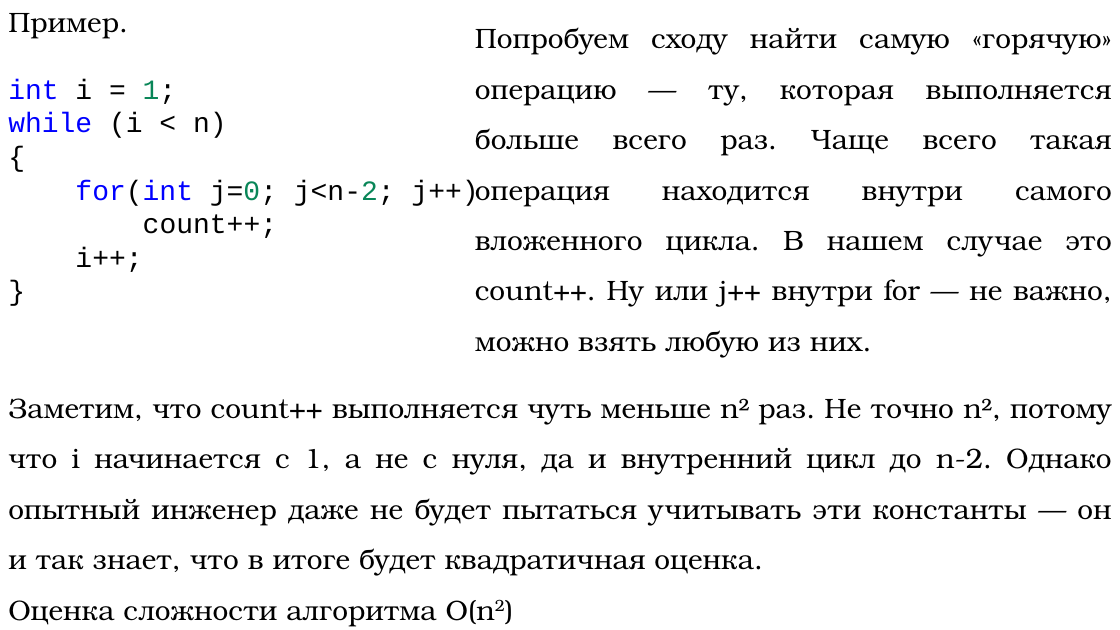
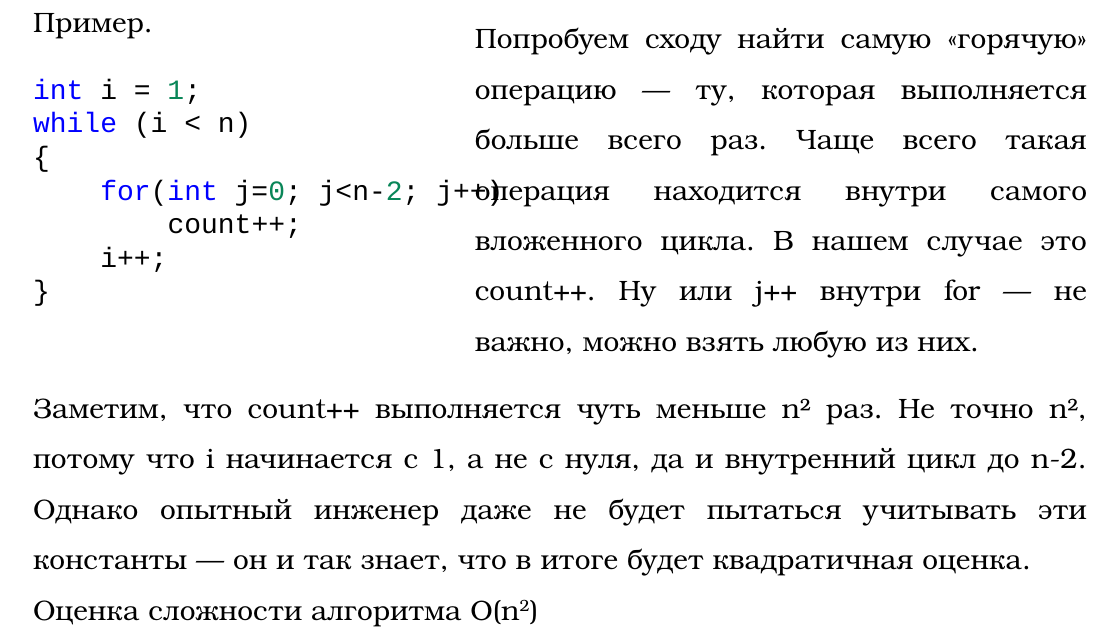
Before and after one commit to DaniilKlyukin/ITiP-1, a slide deck: slide 15 of Лекции/ИТиП лек 4 (лр 4).pptx. Drawn at 1120x630 pixels with LibreOffice and Linux fonts; fonts in the diff are those of the drawing. Boxes give left, top, right and bottom in pixels: in the first picture for what was removed or moved away, otherwise in the second. Text is boxed around its words. In the diff, an @@ line names an element or a change of style, - is before the commit and + after.

```diff
--- a/Лекции/ИТиП лек 4 (лр 4).pptx
+++ b/Лекции/ИТиП лек 4 (лр 4).pptx
@@ text "Пример." rewrapped from (8, 13, 1111, 627) to (33, 13, 1087, 627) @@
@@ text "Попробуем сходу найти самую «горячую» ..." rewrapped from (475, 27, 1112, 358) to (475, 27, 1087, 358) @@
```
Also in this commit, not shown: 7 other slides changed, 1 other file.
